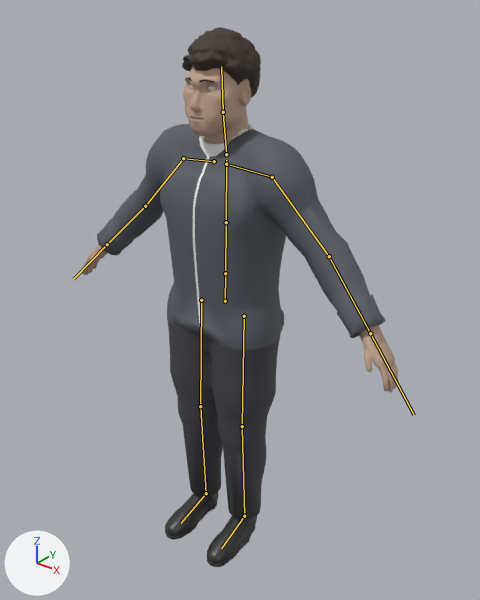
Renders of the glTF model src/decision_pitch/web/figures/figure.glb from each side of a commit.
Before and after are seen from a 50 mm lens placed at (1.317, -1.55, 1.965), pointed at (0.043, 0.042, 0.978). Arrows for +X, +Y and +Z are at lower left; the lights stay in place. The first picture is the older version. The bones that change, and the others that lie on the model, are drawn over the model as lines.

The first picture shows 'body', 'coat', 'eyes', 'hair_bun', 'hair_buzz', 'hair_curly', 'hair_short', 'hair_swept'.
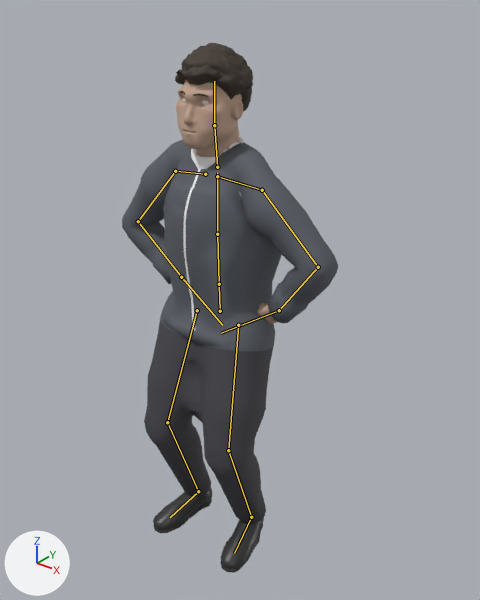
The newer file adds an action. The first version stands in its rest pose; the second is drawn at frame 90 of the action 'idle_hips'.

What differs and where, as boxes [x1, y1, x2, y2] in the pictures (480 x 600 px):
'coat', posed (25% narrower)
    before: [97, 123, 385, 520]
    after: [122, 136, 338, 523]
'body', posed
    before: [82, 66, 398, 567]
    after: [153, 80, 277, 573]
'hair_curly', posed
    before: [182, 27, 261, 98]
    after: [175, 43, 253, 111]
'hair_swept', posed
    before: [188, 33, 251, 87]
    after: [182, 48, 243, 101]
'eyes', posed
    before: [190, 85, 215, 119]
    after: [183, 98, 208, 132]
bone 'hips', root to tip
    before: (225, 301) to (225, 274)
    after: (220, 311) to (219, 284)
bone 'spine', root to tip
    before: (225, 273) to (226, 222)
    after: (219, 284) to (217, 234)
bone 'chest', root to tip
    before: (226, 222) to (226, 160)
    after: (217, 234) to (217, 172)
bone 'head', root to tip
    before: (223, 112) to (221, 66)
    after: (214, 125) to (214, 81)
bone 'upper_arm_L', root to tip
    before: (272, 177) to (329, 256)
    after: (262, 190) to (318, 267)
bone 'forearm_L', root to tip
    before: (329, 256) to (370, 333)
    after: (318, 267) to (279, 310)
bone 'hand_L', root to tip
    before: (370, 333) to (414, 415)
    after: (279, 310) to (221, 333)
bone 'upper_arm_R', root to tip
    before: (183, 158) to (145, 206)
    after: (175, 171) to (138, 221)
bone 'forearm_R', root to tip
    before: (145, 206) to (107, 244)
    after: (138, 221) to (181, 277)
bone 'hand_R', root to tip
    before: (107, 244) to (73, 279)
    after: (181, 277) to (222, 325)
bone 'thigh_L', root to tip
    before: (244, 316) to (242, 426)
    after: (238, 325) to (228, 450)
bone 'shin_L', root to tip
    before: (242, 426) to (244, 516)
    after: (228, 450) to (251, 517)
bone 'foot_L', root to tip
    before: (244, 516) to (221, 548)
    after: (251, 517) to (234, 553)
bone 'thigh_R', root to tip
    before: (201, 300) to (200, 406)
    after: (197, 310) to (167, 422)
bone 'shin_R', root to tip
    before: (200, 406) to (206, 493)
    after: (167, 422) to (198, 491)
bone 'foot_R', root to tip
    before: (206, 493) to (181, 523)
    after: (198, 491) to (170, 517)

The change in detail:
Bone 'hips' (bone_hips) moves from (0.0, 0.0, 0.0) to (-0.021, -0.043, 0.001).
Bone 'hips' (bone_hips) turns from (0, 0, 0) to (2, -1, 2) degrees about its own x, y and z.
Bone 'spine' (bone_spine) turns from (0, 0, 0) to (0, 0, -1) degrees about its own x, y and z.
Bone 'chest' (bone_chest) turns from (0, 0, 0) to (-3, 0, 0) degrees about its own x, y and z.
Bone 'head' (bone_head) turns from (0, 0, 0) to (0, 1, -1) degrees about its own x, y and z.
Bone 'upper_arm_L' (bone_upper_arm_l) turns from (0, 0, 0) to (-25, 97, -22) degrees about its own x, y and z.
Bone 'forearm_L' (bone_forearm_l) turns from (0, 0, 0) to (74, 0, 0) degrees about its own x, y and z.
Bone 'hand_L' (bone_hand_l) turns from (0, 0, 0) to (25, -40, 0) degrees about its own x, y and z.
Bone 'upper_arm_R' (bone_upper_arm_r) turns from (0, 0, 0) to (-27, -96, 30) degrees about its own x, y and z.
Bone 'forearm_R' (bone_forearm_r) turns from (0, 0, 0) to (77, 0, 0) degrees about its own x, y and z.
Bone 'hand_R' (bone_hand_r) turns from (0, 0, 0) to (25, 40, 0) degrees about its own x, y and z.
Bone 'thigh_L' (bone_thigh_l) turns from (0, 0, 0) to (-18, -13, -1) degrees about its own x, y and z.
Bone 'shin_L' (bone_shin_l) turns from (0, 0, 0) to (34, 0, -1) degrees about its own x, y and z.
Bone 'foot_L' (bone_foot_l) turns from (0, 0, 0) to (-14, -1, 6) degrees about its own x, y and z.
Bone 'thigh_R' (bone_thigh_r) turns from (0, 0, 0) to (-19, 10, 2) degrees about its own x, y and z.
Bone 'shin_R' (bone_shin_r) turns from (0, 0, 0) to (34, 0, 1) degrees about its own x, y and z.
Bone 'foot_R' (bone_foot_r) turns from (0, 0, 0) to (-16, 0, -2) degrees about its own x, y and z.
